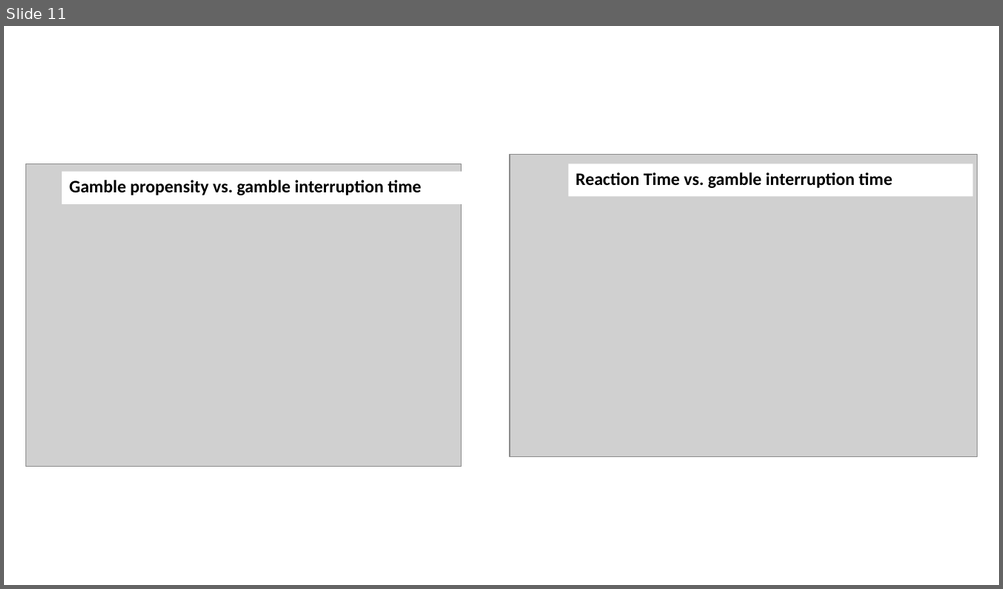
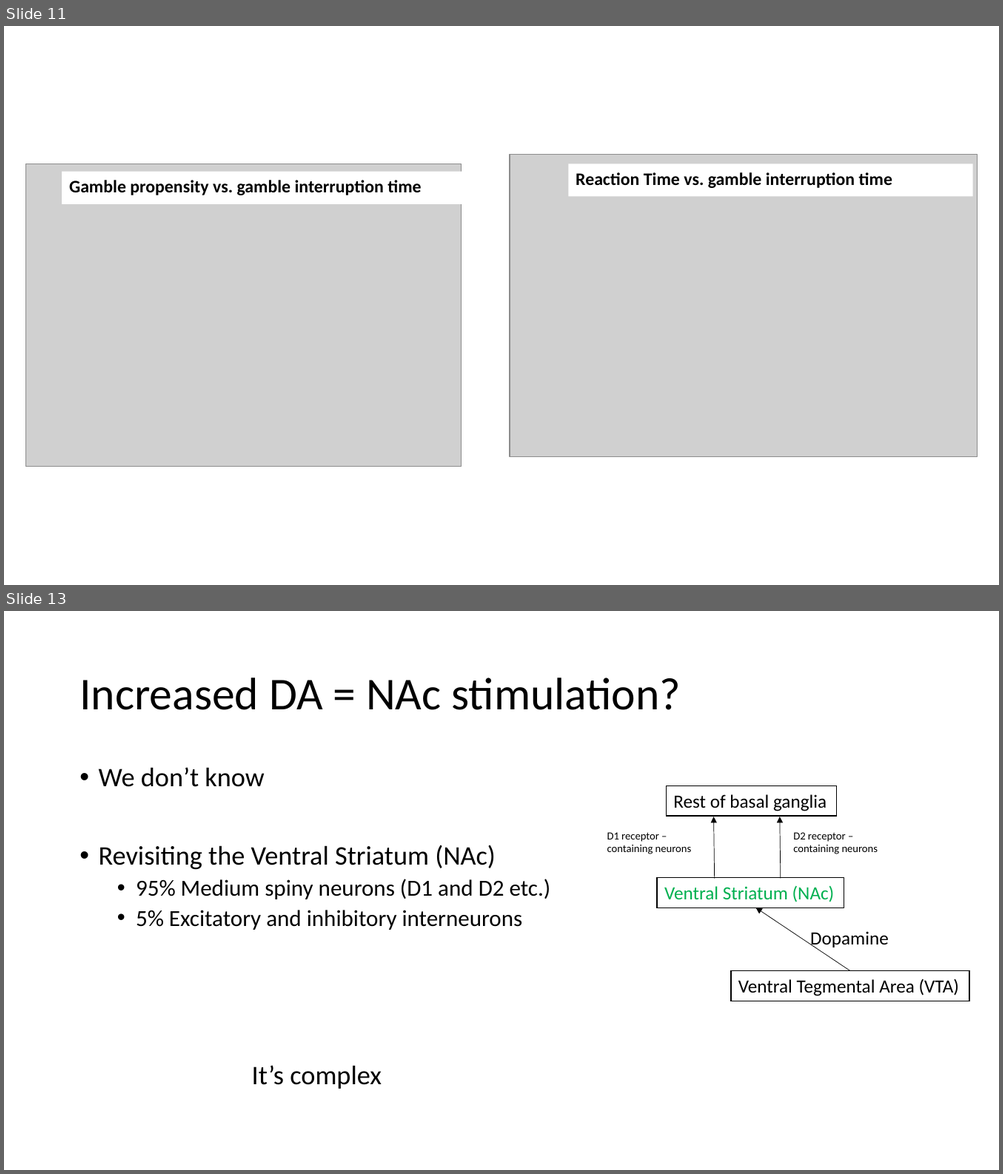
Before and after one commit to gpagnier/rampAnalysis, a slide deck: BortonLabMeeting12.7.pptx. Shown one above the other, each under a label of ours: slide 11 before the commit, slides 11 and 13 after it; the slides between them are not shown. The pictures are 1003x589 and 1003x1174 pixels, drawn with LibreOffice and Linux fonts; fonts in the diff are those of the drawing; grey boxes stand for pictures. Boxes give left, top, right and bottom in pixels: in the first picture for what was removed or moved away, otherwise in the second. Text is boxed around its words. In the diff, an @@ line names an element or a change of style, - is before the commit and + after.

```diff
--- a/BortonLabMeeting12.7.pptx
+++ b/BortonLabMeeting12.7.pptx
@@ slide 13 added at [4, 611, 999, 1170], background #FFFFFF @@
@@ title added at [79, 678, 680, 710], 44 pt, text #000000 @@
+Increased DA = NAc stimulation?
@@ text added at [99, 767, 551, 1089], 22.2 pt, text #000000 @@
+• We don’t know
+• Revisiting the Ventral Striatum (NAc)
+  • 95% Medium spiny neurons (D1 and D2 etc.)
+  • 5% Excitatory and inhibitory interneurons
+It’s complex
@@ rectangle added at [666, 786, 836, 816], fill #FFFFFF, outline #000000 1 pt, 18 pt, text #000000 @@
+Rest of basal ganglia
@@ text added at [607, 832, 691, 854], 10.5 pt, text #000000 @@
+D1 receptor –
+containing neurons
@@ arrow added from (714, 879) to (714, 817), #000000 0.5 pt @@
@@ arrow added from (781, 879) to (780, 817), #000000 0.5 pt @@
@@ text added at [793, 832, 878, 854], 10.5 pt, text #000000 @@
+D2 receptor –
+containing neurons
@@ rectangle added at [657, 878, 843, 908], fill #FFFFFF, outline #000000 1 pt, 18 pt, text #00B050 @@
+Ventral Striatum (NAc)
@@ arrow added from (850, 971) to (755, 908), #000000 0.5 pt @@
@@ text added at [810, 931, 888, 950], 18 pt, text #000000 @@
+Dopamine
@@ rectangle added at [731, 971, 970, 1001], fill #FFFFFF, outline #000000 1 pt, 18 pt, text #000000 @@
+Ventral Tegmental Area (VTA)
```
Also in this commit, not shown: 7 slides changed, 2 other slides added, 2 slides removed.
